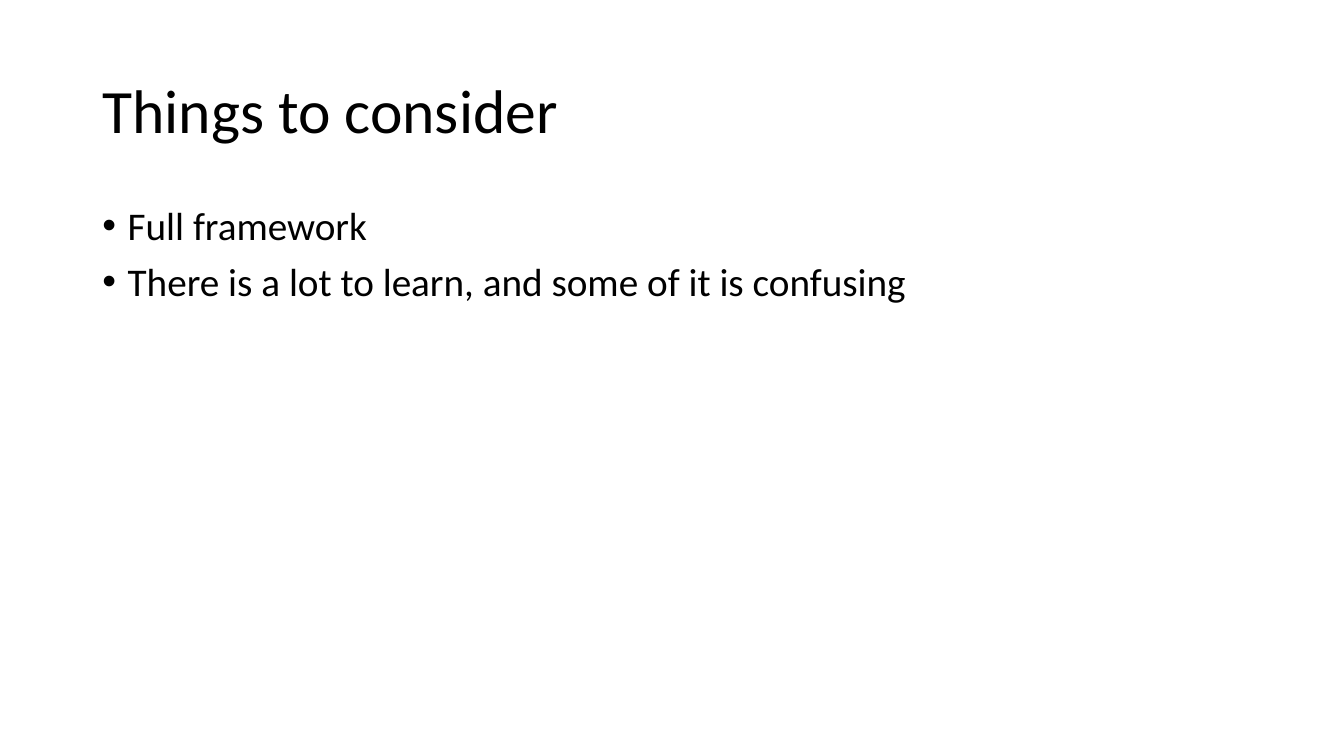
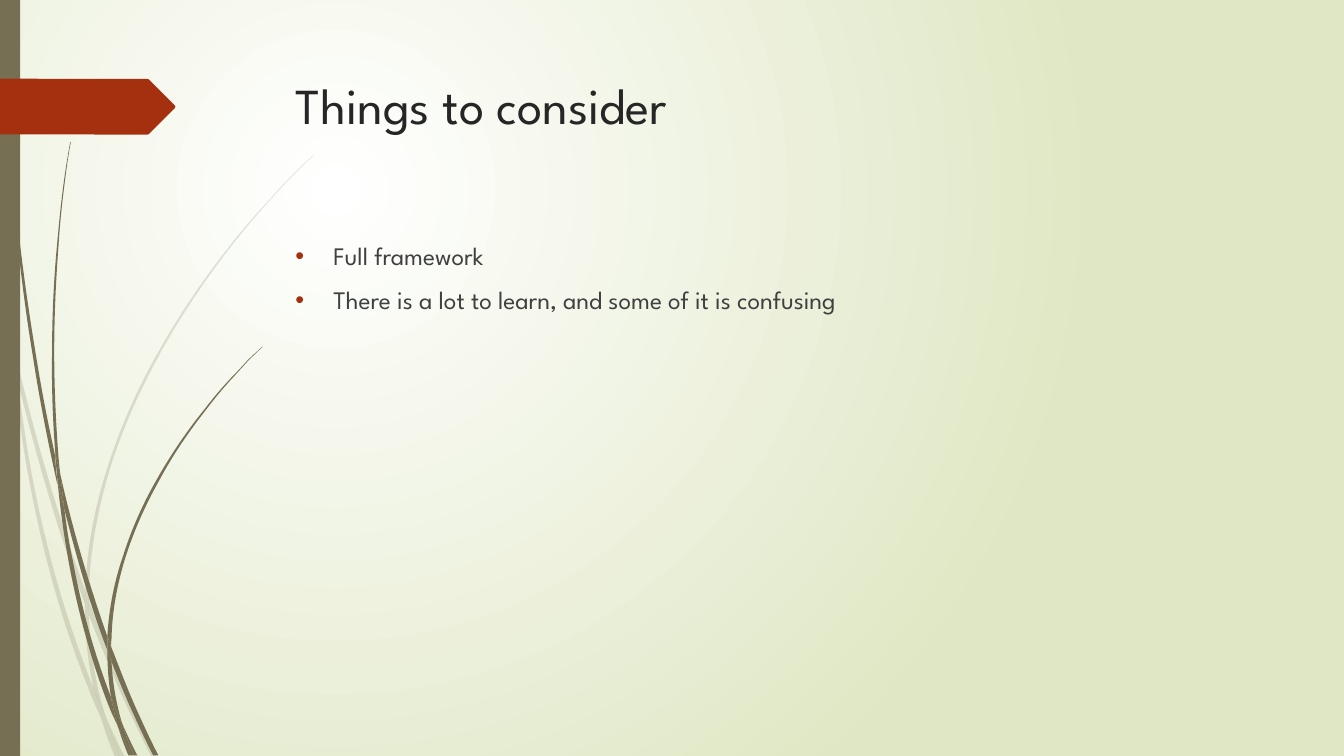
Before and after one commit to jacobladams/presentations, a slide deck: slide 7 of angular-js/Getting Started with AngularJS.pptx. Drawn at 1344x756 pixels with LibreOffice and Linux fonts; fonts in the diff are those of the drawing. Boxes give left, top, right and bottom in pixels: in the first picture for what was removed or moved away, otherwise in the second. Text is boxed around its words. In the diff, an @@ line names an element or a change of style, - is before the commit and + after.

Commit message:
Slide style and added slides

```diff
--- a/angular-js/Getting Started with AngularJS.pptx
+++ b/angular-js/Getting Started with AngularJS.pptx
@@ background #FFFFFF to gradient #FFFFFF to #DFE8C4 @@
@@ rectangle added at (0, 0, 20, 756), fill #766F54 @@
@@ freeform shape added at (0, 79, 175, 134), fill #A53010 @@
@@ title "Things to consider": place and size @@
-title "Things to consider" at (102, 90, 558, 144)
+title "Things to consider" at (296, 89, 667, 135)
@@ title "Things to consider" at (296, 89, 667, 135): size 44 to 36 pt, font Calibri to League Spartan, text colour #000000 to #262626; line spacing 0.9 to 1; vertical alignment middle to top @@
@@ text "Full framework": place and size @@
-text "Full framework" at (128, 212, 906, 303)
+text "Full framework" at (333, 247, 835, 315)
@@ text "Full framework" at (333, 247, 835, 315): size 28 to 18 pt, font Calibri to League Spartan, text colour #000000 to #404040; indent changed; line spacing 0.9 to 1 @@
@@ group added at (0, 154, 315, 756): 10 freeform shapes @@
@@ group added at (3, 0, 262, 756): 12 freeform shapes @@
```
Also in this commit, not shown: 5 other slides changed, 2 slides added, 1 slide removed.
